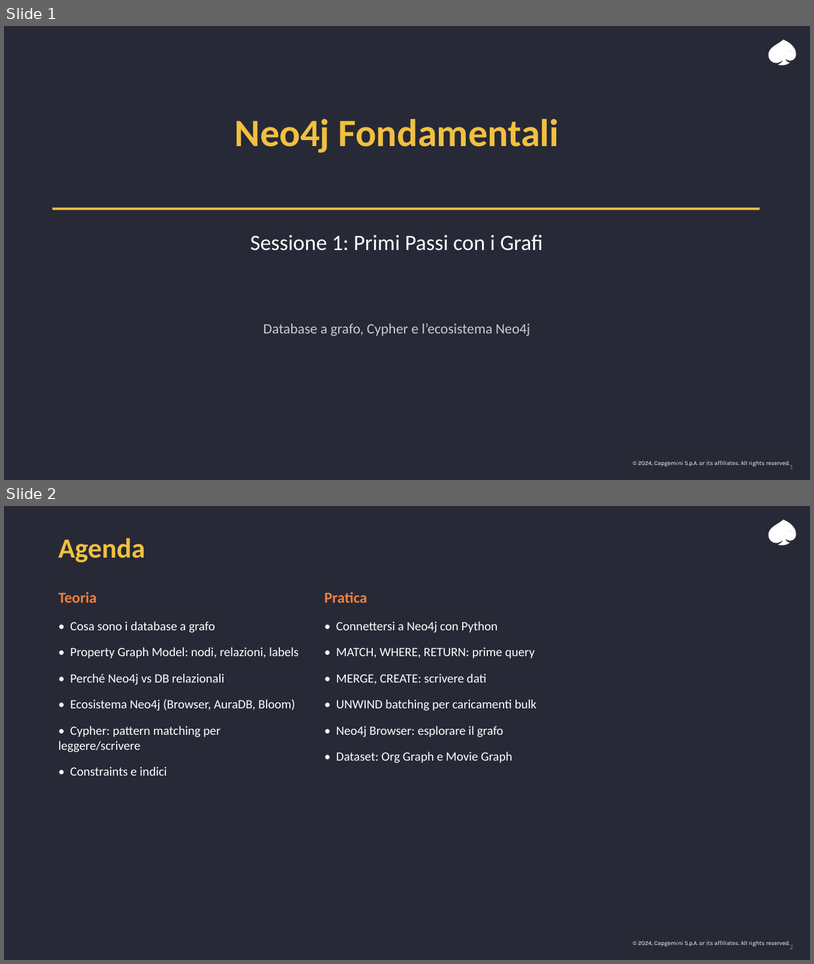
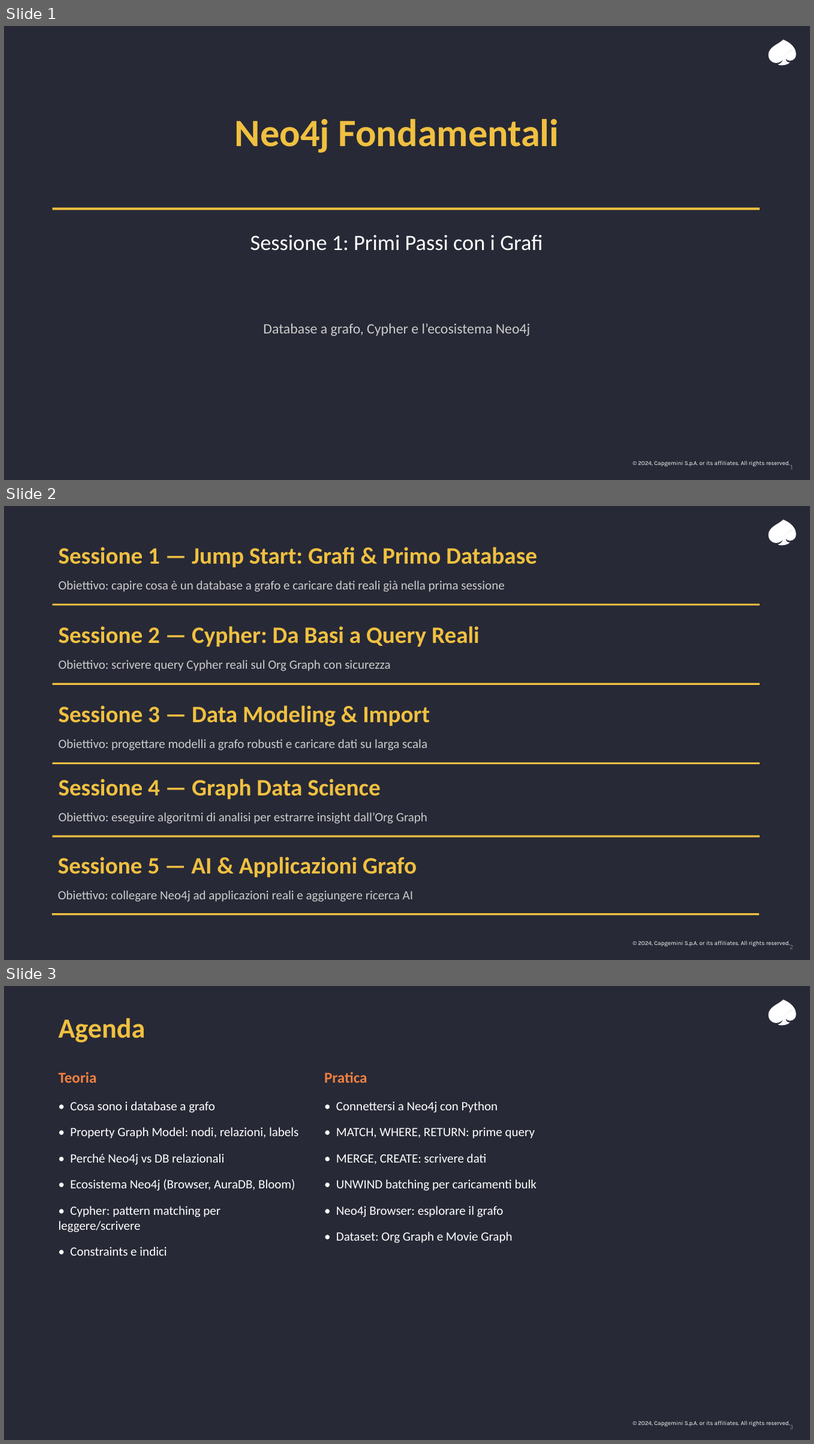
Before and after one commit to leobcc/neo4j-training-course-material, a slide deck: slides/session-01/session-01.pptx. Shown one above the other, each under a label of ours: slides 1 and 2 before the commit, slides 1, 2 and 3 after it. The pictures are 814x964 and 814x1444 pixels, drawn with LibreOffice and Linux fonts; fonts in the diff are those of the drawing. Boxes give left, top, right and bottom in pixels: in the first picture for what was removed or moved away, otherwise in the second. Text is boxed around its words. In the diff, an @@ line names an element or a change of style, - is before the commit and + after.

```diff
--- a/slides/session-01/session-01.pptx
+++ b/slides/session-01/session-01.pptx
@@ slide 2 added at (x1=4, y1=506, x2=810, y2=960), background #272936; not listed: 4 template elements that a slide beside it also shows @@
@@ text added at (x1=59, y1=547, x2=537, y2=567), 28 pt, text #F0C040, bold @@
+Sessione 1 — Jump Start: Grafi & Primo Database
@@ text added at (x1=59, y1=580, x2=504, y2=592), 15 pt, text #CCCCCC @@
+Obiettivo: capire cosa è un database a grafo e caricare dati reali già nella prima sessione
@@ rectangle added at (x1=53, y1=603, x2=760, y2=605), fill #F0C040 @@
@@ text added at (x1=59, y1=626, x2=480, y2=646), 28 pt, text #F0C040, bold @@
+Sessione 2 — Cypher: Da Basi a Query Reali
@@ text added at (x1=59, y1=660, x2=390, y2=671), 15 pt, text #CCCCCC @@
+Obiettivo: scrivere query Cypher reali sul Org Graph con sicurezza
@@ rectangle added at (x1=53, y1=682, x2=760, y2=684), fill #F0C040 @@
@@ text added at (x1=59, y1=705, x2=430, y2=726), 28 pt, text #F0C040, bold @@
+Sessione 3 — Data Modeling & Import
@@ text added at (x1=59, y1=739, x2=428, y2=750), 15 pt, text #CCCCCC @@
+Obiettivo: progettare modelli a grafo robusti e caricare dati su larga scala
@@ rectangle added at (x1=53, y1=762, x2=760, y2=764), fill #F0C040 @@
@@ text added at (x1=59, y1=778, x2=380, y2=799), 28 pt, text #F0C040, bold @@
+Sessione 4 — Graph Data Science
@@ text added at (x1=59, y1=812, x2=428, y2=823), 15 pt, text #CCCCCC @@
+Obiettivo: eseguire algoritmi di analisi per estrarre insight dall’Org Graph
@@ rectangle added at (x1=53, y1=835, x2=760, y2=837), fill #F0C040 @@
@@ text added at (x1=58, y1=856, x2=417, y2=877), 28 pt, text #F0C040, bold @@
+Sessione 5 — AI & Applicazioni Grafo
@@ text added at (x1=58, y1=890, x2=413, y2=901), 15 pt, text #CCCCCC @@
+Obiettivo: collegare Neo4j ad applicazioni reali e aggiungere ricerca AI
@@ rectangle added at (x1=52, y1=913, x2=759, y2=915), fill #F0C040 @@
@@ what was slide 2 is now slide 3 @@
```
Also in this commit, not shown: 4 slides changed.
